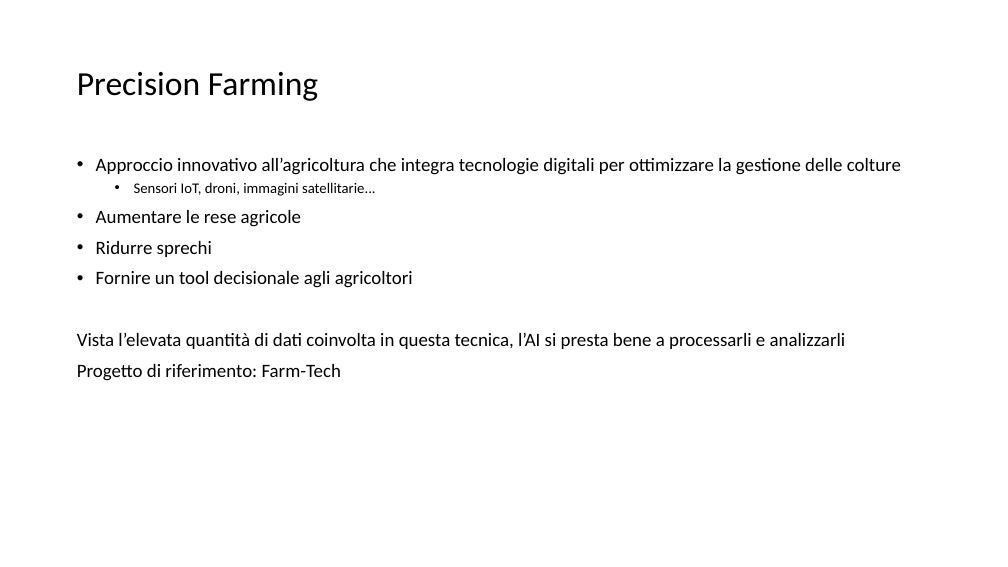
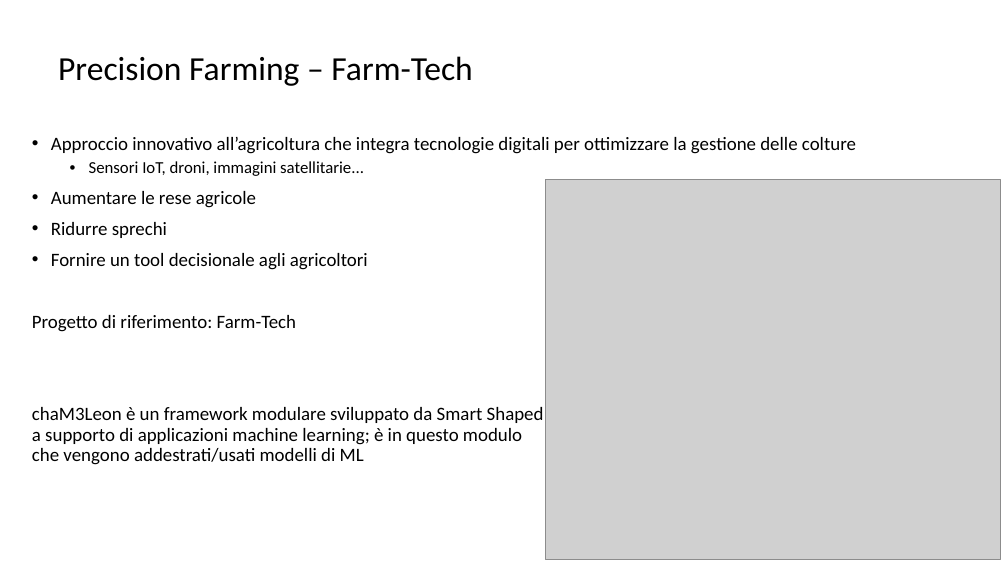
Before and after one commit to lPen88/tesi, a slide deck: slide 3 of presentazione.pptx. Drawn at 1008x567 pixels with LibreOffice and Linux fonts; fonts in the diff are those of the drawing; grey boxes stand for pictures. Boxes give left, top, right and bottom in pixels: in the first picture for what was removed or moved away, otherwise in the second. Text is boxed around its words. In the diff, an @@ line names an element or a change of style, - is before the commit and + after.

```diff
--- a/presentazione.pptx
+++ b/presentazione.pptx
@@ title at box(58, 56, 472, 86): text changed @@
-Precision Farming
+Precision Farming – Farm-Tech
@@ text "Approccio innovativo all’agricoltura che integra ...": place and size @@
-text "Approccio innovativo all’agricoltura che integra ..." at box(77, 158, 901, 381)
+text "Approccio innovativo all’agricoltura che integra ..." at box(32, 137, 856, 465)
@@ text at box(89, 161, 364, 176): size 14 to 16 pt in "Sensori IoT, droni, immagini satellitarie..." @@
@@ picture added at box(545, 180, 1000, 560) @@
@@ text at box(77, 333, 846, 349): paragraph removed @@
-Vista l’elevata quantità di dati coinvolta in questa tecnica, l’AI si presta bene a processarli e analizzarli
@@ text at box(32, 407, 544, 465): paragraph added @@
+chaM3Leon è un framework modulare sviluppato da Smart Shaped
+a supporto di applicazioni machine learning; è in questo modulo
+che vengono addestrati/usati modelli di ML
```
Also in this commit, not shown: 11 other slides changed, 3 slides removed, 1 other file.
